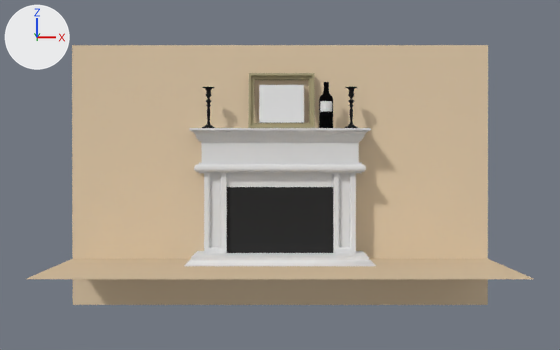
One commit to the Blender file Apartment/living_room.blend: the scene before it, then after it.
Both versions are drawn from a 50 mm camera at (0.0, -42.2, 4.9) aimed at (0.0, -0.8, 4.6). The lights are fixed; the arrows at upper left show +X, +Y and +Z.

Before the edit, the objects in view are built like this:
```python
me_cube = bpy.data.meshes.new('Cube')
me_cube.from_pydata(...)  # 271 vertices, 235 faces; spans x 0.0..4.78, y -3.35..1.0, z 0.0..7.05
# faces by material slot: [234, 1]
me_cube.materials.append(mat_marble)  # white #e7e7e7
me_cube.materials.append(mat_chimneydoor)  # black #333333
me_cube_001 = bpy.data.meshes.new('Cube.001')
me_cube_001.from_pydata(...)  # 28 vertices, 28 faces; spans x -1.68..1.85, y -0.13..0.2, z -1.68..1.34
me_cube_001.materials.append(mat_material_001)  # beige #aaa07d
me_plane_001 = bpy.data.meshes.new('Plane.001')
me_plane_001.from_pydata(...)  # 144 vertices, 121 faces; spans x -11.3..11.3, y 0.0, z -2.5..11.6
me_plane_001.polygons.foreach_set('use_smooth', [True] * 121)
me_plane_001.materials.append(mat_carpet_mat)  # beige #d9c3a4
ob_chimney = bpy.data.objects.new('Chimney', me_cube)
ob_chimney.location = (0.0, 0.0, 0.0)
_m = ob_chimney.modifiers.new('Mirror', 'MIRROR')
_m.use_clip = True
ob_frame = bpy.data.objects.new('Frame', me_cube_001)
ob_frame.location = (0.0, -0.5, 8.74)
ob_frame.rotation_euler = (-0.211, 0.0, 0.0)  # degrees (-12, 0, 0)
ob_ground = bpy.data.objects.new('Ground', me_plane_001)
ob_ground.location = (0.0, -5.42, 0.05)
ob_ground.rotation_euler = (-1.571, 0.0, 0.0)  # degrees (-90, 0, 0)
# also in view: 'Picture' at (0.1, -0.4, 8.4); 'Wall' at (0.0, 0.0, 4.6); 'Bottle' at (2.4, -1.2, 8.3)
```
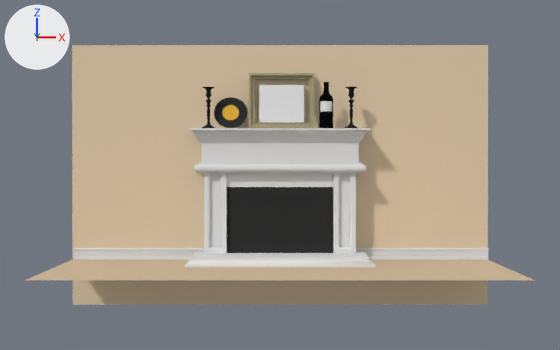
Commit message: Adding beveled bottom and record.

The change, as a list of edits to the scene's bpy script:
```text
Add mat_record_label:
    mat_record_label = diffuse_material('Record_label')
    mat_record_label.base_color = (0.8, 0.467, 0.0546)  # yellow #e7b642
Add me_plane_003:
    me_plane_003.from_pydata(...)  # 54 vertices, 26 faces; spans x -6.5..28.0, y -0.9..0.0, z -0.5..0.0
    me_plane_003.materials.append(mat_marble)  # white #e7e7e7
Add me_cylinder_003:
    me_cylinder_003.from_pydata(...)  # 128 vertices, 98 faces; spans x -1.0..1.0, y -1.0..1.0, z -1.17..1.0
    # faces by material slot: [66, 32]
    me_cylinder_003.materials.append(mat_chimneydoor)  # black #333333
    me_cylinder_003.materials.append(mat_record_label)  # its picture is missing
Change ob_ground:
    ob_ground.location: (0.0, -5.42, 0.05) -> (0.0, -5.42, 0.0)
Add ob_bottom_bevel:
    ob_bottom_bevel = bpy.data.objects.new('Bottom_bevel', me_plane_003)
    ob_bottom_bevel.location = (-6.98, -0.17, 0.65)
    ob_bottom_bevel.rotation_euler = (1.571, 0.0, 0.0)  # degrees (90, 0, 0)
    ob_bottom_bevel.scale = (0.652, 0.72, 0.652)
    _m = ob_bottom_bevel.modifiers.new('Subsurf', 'SUBSURF')
    _m.levels = 2
Add ob_record:
    ob_record = bpy.data.objects.new('Record', me_cylinder_003)
    ob_record.location = (-2.64, -0.68, 7.93)
    ob_record.rotation_euler = (-1.782, 0.0, 0.0)  # degrees (-102, 0, 0)
    ob_record.scale = (0.896, 0.85, 0.0173)
```

Changed parts and their boxes (x1, y1, x2, y2) in the pictures (560 x 350 px):
'Ground', moved: before (27, 259, 533, 279); after (27, 259, 533, 280)
'Bottom_bevel', added: after (73, 248, 489, 260)
'Record', added (black): after (214, 97, 247, 128)
    faces in mat_chimneydoor (black #333333): (214, 97, 247, 128)
    faces in mat_record_label (its picture is missing): (222, 105, 239, 120)
